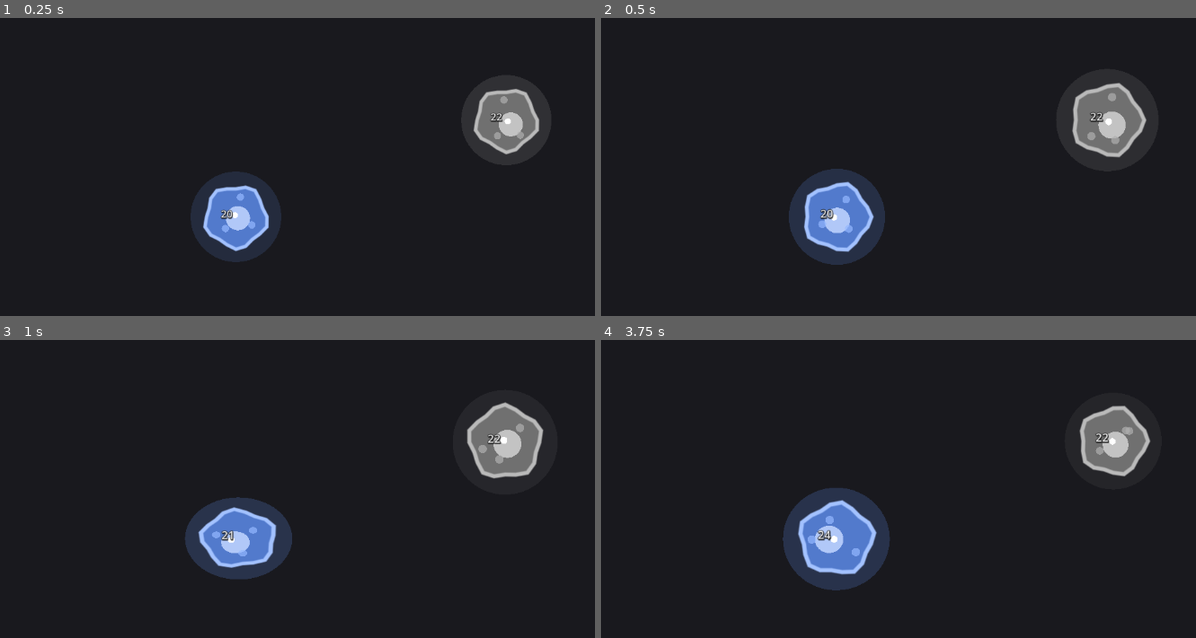
Above: before the commit, frames 1-4 (two rows, left to right).
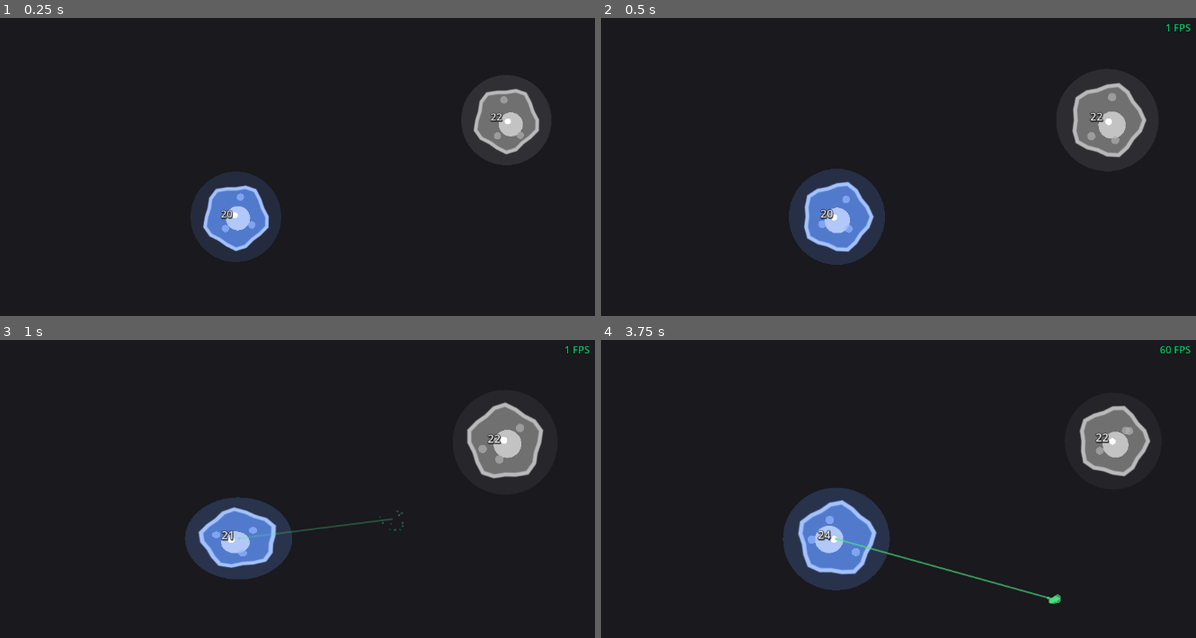
Above: after the commit, the same moments.

Repository: alexey231090/CellColony
Game: Godot game, scene res://scenes/main.tscn
Same seed, same stepped clock (60 frames per second), same inputs: the game is played once before the commit and once after it.
Inputs (mouse positions are in pixels of both pictures, inside the frame that each line leads up to):
- Up to frame 1 (0.25 s): no input
- Up to frame 2 (0.5 s): no input
- Up to frame 3 (1 s): move the mouse to (392, 518) at 0.52 s; hold Right (ui_right) from 0.53 s (still down); click (392, 518) at 0.67 s
- Up to frame 4 (3.75 s): move the mouse to (696, 557) at 1.27 s; release Right (ui_right) at 1.28 s; hold Down (ui_down) 1.28-2.03 s; click (696, 557) at 1.42 s; move the mouse to (910, 450) at 2.02 s; hold Right (ui_right) 2.03-2.78 s; click (910, 450) at 2.17 s; move the mouse to (803, 620) at 2.77 s; hold Up (ui_up) 2.78-3.53 s; click (803, 620) at 2.92 s; move the mouse to (1053, 599) at 3.52 s; hold Left (ui_left) from 3.53 s (still down); click (1053, 599) at 3.67 s

Frame 1 is identical in both runs. In frame 2, less than 0.1% of the frame differs, in the area x 95-100%, y 1-5%; in frame 3, 0.2%; in frame 4, 0.4%, in the area x 39-100%, y 1-89%.

Commit message:
Add cross fidbeck!

Diff:
--- a/scenes/main.tscn
+++ b/scenes/main.tscn
@@ -1,9 +1,10 @@
-[gd_scene load_steps=5 format=3 uid="uid://cixua1bn5oas8"]
+[gd_scene load_steps=6 format=3 uid="uid://cixua1bn5oas8"]
 
 [ext_resource type="Script" uid="uid://bsigb2r1q8011" path="res://scenes/main.gd" id="1_main"]
 [ext_resource type="Script" uid="uid://odonncolli0p" path="res://scripts/core/SelectionManager.gd" id="2_sm"]
 [ext_resource type="PackedScene" path="res://scenes/base_cell/cell.tscn" id="3_cell"]
 [ext_resource type="Script" uid="uid://cf35f2y81m0gb" path="res://scripts/core/CameraFollow.gd" id="4_cam"]
+[ext_resource type="Script" uid="uid://wtdsrlqfg7i5" path="res://scripts/core/fps_counter.gd" id="5_fps"]
 
 [node name="Main" type="Node2D"]
 script = ExtResource("1_main")
@@ -28,3 +29,9 @@
 
 [node name="PlayerCell" parent="." instance=ExtResource("3_cell")]
 owner_type = 1
+
+[node name="HUDLayer" type="CanvasLayer" parent="."]
+layer = 100
+
+[node name="FPSCounter" type="Label" parent="HUDLayer"]
+script = ExtResource("5_fps")
--- /dev/null
+++ b/scenes/ui/click_feedback.gd
@@ -0,0 +1,51 @@
+extends Node2D
+
+var _cells: Array[Node] = []
+var _target: Vector2
+var _alpha_mult: float = 1.0
+var _particles: Array = []
+var _is_attack: bool = false
+
+func setup(cells: Array, target_pos: Vector2, is_attack: bool = false) -> void:
+	_cells = cells.duplicate()
+	_target = target_pos
+	_is_attack = is_attack
+
+	global_position = target_pos
+	z_index = 10 # Поверх клеток!
+
+	for i in range(12):
+		var angle = randf() * TAU
+		var speed = randf_range(60.0, 180.0)
+		_particles.append({
+			"pos": Vector2.ZERO,
+			"vel": Vector2(cos(angle), sin(angle)) * speed,
+			"radius": randf_range(3.0, 7.0)
+		})
+
+	var tween = create_tween()
+	tween.tween_property(self, "_alpha_mult", 0.0, 0.5)
+
+	tween.tween_callback(queue_free)
+
+func _process(delta: float) -> void:
+	for p in _particles:
+		p.pos += p.vel * delta
+		p.vel *= 0.9 # Трение (замедление частиц)
+	queue_redraw()
+
+func _draw() -> void:
+	var base_color = Color(0.9, 0.3, 0.3, 0.7 * _alpha_mult) if _is_attack else Color(0.3, 0.9, 0.5, 0.7 * _alpha_mult)
+	var inv_transform = get_global_transform().affine_inverse()
+
+	for cell in _cells:
+		if is_instance_valid(cell) and cell.is_inside_tree():
+			var local_cell_pos = inv_transform * cell.global_position
+			draw_line(local_cell_pos, Vector2.ZERO, base_color, 2.0, true)
+			draw_circle(local_cell_pos, 3.0, base_color)
+
+	# Рисуем брызги (партиклы)
+	for p in _particles:
+		var p_color = base_color
+		# Партиклы становятся прозрачнее и меньше вместе со всем эффектом
+		draw_circle(p.pos, p.radius * _alpha_mult, p_color)
--- /dev/null
+++ b/scenes/ui/click_feedback.tscn
@@ -0,0 +1,6 @@
+[gd_scene load_steps=2 format=3]
+
+[ext_resource type="Script" path="res://scenes/ui/click_feedback.gd" id="1_feedback"]
+
+[node name="ClickFeedback" type="Node2D"]
+script = ExtResource("1_feedback")
--- /dev/null
+++ b/scenes/ui/target_highlight.gd
@@ -0,0 +1,53 @@
+extends Node2D
+
+var _target_node: Node2D = null
+var _time_left: float = 3.0
+var _color: Color = Color.RED
+
+func setup(target: Node2D, color: Color) -> void:
+	_target_node = target
+	_color = color
+	_time_left = 3.0
+
+	if is_instance_valid(_target_node):
+		global_position = _target_node.global_position
+		z_index = 10 # Поверх клеток!
+
+func _process(delta: float) -> void:
+	_time_left -= delta
+
+	if _time_left <= 0.0 or not is_instance_valid(_target_node) or not _target_node.is_inside_tree():
+		queue_free()
+		return
+
+	global_position = _target_node.global_position
+	scale = Vector2(_target_node.scale.x, _target_node.scale.y)
+
+	queue_redraw()
+
+func _draw() -> void:
+	var time = Time.get_ticks_msec() / 1000.0
+	var alpha_pulse = 0.5 + sin(time * 5.0) * 0.3
+
+	if _time_left < 0.5:
+		alpha_pulse *= (_time_left / 0.5)
+
+	var display_color = _color
+	display_color.a = alpha_pulse
+
+	var rot_speed = 2.0
+	draw_set_transform(Vector2.ZERO, time * rot_speed, Vector2.ONE)
+
+	var radius = 42.0
+
+	for i in range(4):
+		var start_angle = i * (PI / 2) + 0.2
+		var end_angle = start_angle + (PI / 2) - 0.4
+		draw_arc(Vector2.ZERO, radius, start_angle, end_angle, 16, display_color, 3.0, true)
+
+	for i in range(4):
+		var angle = i * (PI / 2)
+		var p1 = Vector2(cos(angle), sin(angle)) * (radius - 5)
+		var p2 = Vector2(cos(angle - 0.1), sin(angle - 0.1)) * (radius + 5)
+		var p3 = Vector2(cos(angle + 0.1), sin(angle + 0.1)) * (radius + 5)
+		draw_colored_polygon([p1, p2, p3], display_color)
--- /dev/null
+++ b/scenes/ui/target_highlight.tscn
@@ -0,0 +1,6 @@
+[gd_scene load_steps=2 format=3]
+
+[ext_resource type="Script" path="res://scenes/ui/target_highlight.gd" id="1_highlight"]
+
+[node name="TargetHighlight" type="Node2D"]
+script = ExtResource("1_highlight")
--- a/scripts/core/SelectionManager.gd
+++ b/scripts/core/SelectionManager.gd
@@ -2,6 +2,9 @@
 ## SelectionManager
 ## Клик по клетке = Атака/лечение. Клик в пустоту = Передвижение всей колонии.
 ## В режиме наблюдателя (нет клеток игрока) — ввод игнорируется.
+
+var CLICK_FEEDBACK_SCENE = preload("res://scenes/ui/click_feedback.tscn")
+var TARGET_HIGHLIGHT_SCENE = preload("res://scenes/ui/target_highlight.tscn")
 
 func _unhandled_input(event: InputEvent) -> void:
 	# В режиме наблюдателя нет смысла в командах
@@ -38,6 +41,20 @@
 		for p_cell in player_cells:
 			if p_cell is BaseCell:
 				p_cell.command_attack(clicked_node.global_position, clicked_node)
+
+		# Визуальный отклик (атака/лечение)
+		if CLICK_FEEDBACK_SCENE:
+			var feedback = CLICK_FEEDBACK_SCENE.instantiate()
+			get_parent().add_child(feedback)
+			var is_attack = clicked_node.owner_type != BaseCell.OwnerType.PLAYER
+			feedback.setup(player_cells, clicked_node.global_position, is_attack)
+
+		# Временное выделение атакуемой/нейтральной цели на 3 секунды
+		if TARGET_HIGHLIGHT_SCENE and clicked_node.owner_type != BaseCell.OwnerType.PLAYER:
+			var highlight = TARGET_HIGHLIGHT_SCENE.instantiate()
+			get_parent().add_child(highlight)
+			var ht_color = Color(0.9, 0.3, 0.3) if clicked_node.owner_type != BaseCell.OwnerType.NEUTRAL else Color(0.8, 0.8, 0.8)
+			highlight.setup(clicked_node, ht_color)
 	else:
 		# ЦЕЛИ НЕТ — ПЛЫВЕМ ВСЕЙ КОЛОНИЕЙ ТУДА
 		if circle:
@@ -47,3 +64,9 @@
 		for p_cell in player_cells:
 			if p_cell is BaseCell:
 				p_cell.command_move(pos)
+
+		# Визуальный отклик (перемещение)
+		if CLICK_FEEDBACK_SCENE:
+			var feedback = CLICK_FEEDBACK_SCENE.instantiate()
+			get_parent().add_child(feedback)
+			feedback.setup(player_cells, pos, false)
--- /dev/null
+++ b/scripts/core/fps_counter.gd
@@ -0,0 +1,33 @@
+extends Label
+## FPS-счётчик. Отображает текущий FPS в углу экрана.
+## Обновляется 4 раза в секунду для экономии ресурсов.
+
+var _update_timer: float = 0.0
+const UPDATE_INTERVAL: float = 0.25
+
+func _ready() -> void:
+	# Позиция: правый верхний угол
+	anchor_left = 1.0
+	anchor_right = 1.0
+	anchor_top = 0.0
+	anchor_bottom = 0.0
+	offset_left = -90.0
+	offset_top = 8.0
+	offset_right = -8.0
+	offset_bottom = 30.0
+
+	horizontal_alignment = HORIZONTAL_ALIGNMENT_RIGHT
+	mouse_filter = Control.MOUSE_FILTER_IGNORE
+
+	var settings := LabelSettings.new()
+	settings.font_size = 16
+	settings.font_color = Color(0.0, 1.0, 0.5, 0.8)
+	settings.outline_size = 3
+	settings.outline_color = Color(0.0, 0.0, 0.0, 0.6)
+	label_settings = settings
+
+func _process(delta: float) -> void:
+	_update_timer += delta
+	if _update_timer >= UPDATE_INTERVAL:
+		_update_timer = 0.0
+		text = "%d FPS" % Engine.get_frames_per_second()
Not shown, added: scenes/ui/click_feedback.gd.uid
Not shown, added: scenes/ui/target_highlight.gd.uid
Not shown, added: scripts/core/fps_counter.gd.uid
